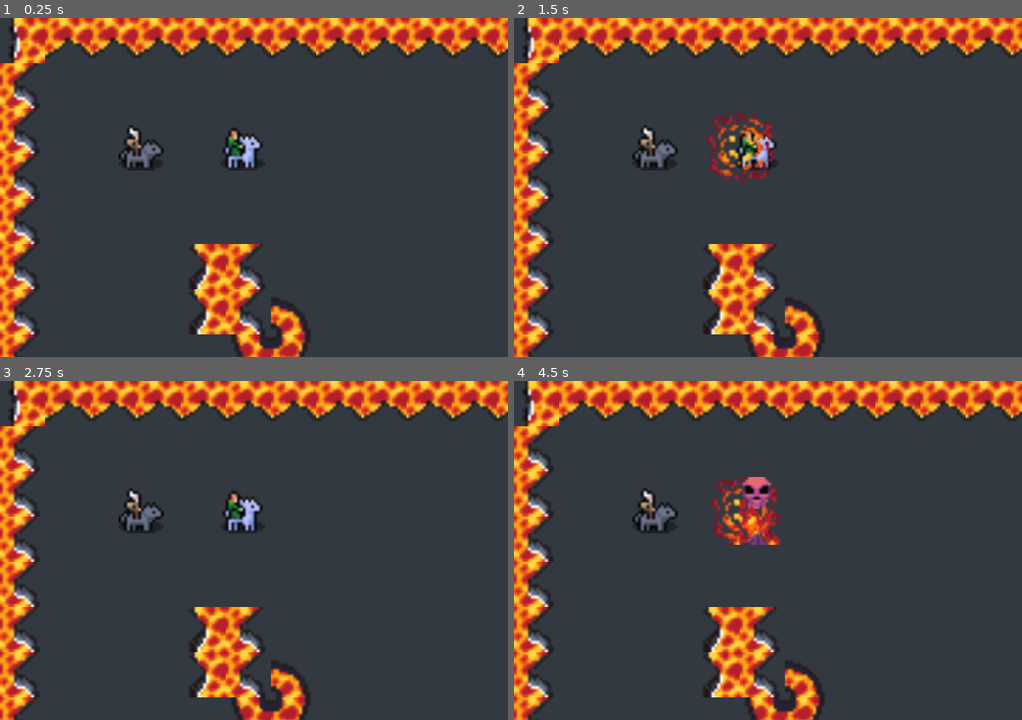
Above: before the commit, frames 1-4 (two rows, left to right).
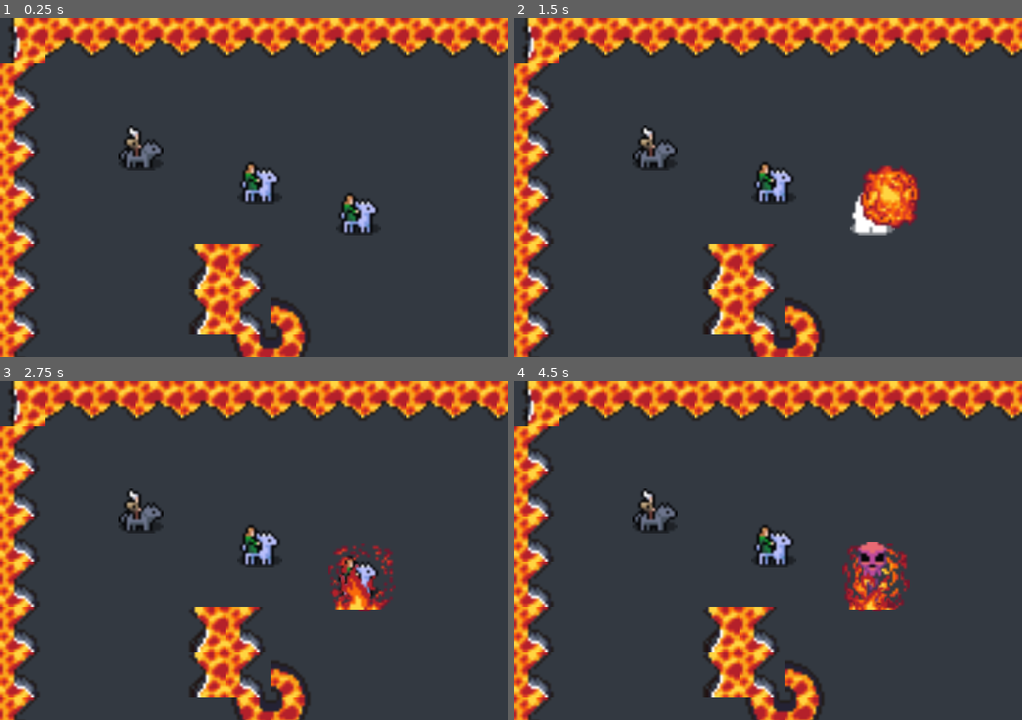
Above: after the commit, the same moments.

Repository: Snayff/not_quite_paradise4
Game: Godot game, scene res://world.tscn
The game is run twice, just before and just after one commit, with the same random seed, the same clock (stepped at 60 frames per second) and the same inputs.
Inputs:
- Up to frame 1 (0.25 s): no input
- Up to frame 2 (1.5 s): tap Enter at 0.5 s
- Up to frame 3 (2.75 s): no input
- Up to frame 4 (4.5 s): no input

The runs differ from the first frame. In frame 1, 2.0% of the frame differs, in the area x 43-75%, y 32-65%; in frame 2, 4.4%, in the area x 37-80%, y 28-65%; in frame 3, 2.9%; in frame 4, 4.3%.

Commit message:
refined targeting to allow only hitting specific target

Diff:
--- a/scenes/abcs/combat_active.gd
+++ b/scenes/abcs/combat_active.gd
@@ -15,7 +15,7 @@
 @export var _projectile_position: Marker2D  ## the actors projectile spawn location
 
 @export_category("Targeting")
-@export var _valid_targets: Constants.TARGET  ## who the active can affect
+@export var _valid_targets: Constants.TARGET_OPTION  ## who the active can affect
 
 @export_category("Travel")
 @export_enum("target", "projectile") var _delivery_method: String  ## how the active's effects are delivered  # NOTE: not used.
@@ -55,7 +55,7 @@
 		projectile.set_target_actor(target_actor)
 	elif target_position is Vector2:
 		projectile.set_target_position(target_position)
-	projectile.hitbox.hit_hurtbox.connect(_effect_chain.on_hit)
+	projectile.hit_valid_target.connect(_effect_chain.on_hit)
 
 func set_target_actor(actor: CombatActor) -> void:
 	if actor is CombatActor:
--- a/scenes/abcs/combat_actor.tscn
+++ b/scenes/abcs/combat_actor.tscn
@@ -37,6 +37,7 @@
 [node name="HurtboxComponent" type="Area2D" parent="." node_paths=PackedStringArray("root")]
 unique_name_in_owner = true
 collision_mask = 0
+monitoring = false
 script = ExtResource("2_fwdkd")
 root = NodePath("..")
 
--- a/scenes/abcs/physical_projectile.gd
+++ b/scenes/abcs/physical_projectile.gd
@@ -2,6 +2,8 @@
 @icon("res://assets/node_icons/projectile.png")
 class_name PhysicalProjectile
 extends RigidBody2D
+
+signal hit_valid_target(hurtbox: HurtboxComponent)
 
 
 @onready var on_hit_effect_spawner: SpawnerComponent = %OnHitEffectSpawner
@@ -15,14 +17,14 @@
 	set(value):
 		movement_component.target_actor = value
 		target_actor = value
-
-# NOTE: this seems dumb. Maybe use a data class and deliver that?
+# config
 var creator: CombatActor  ## who created the projectile
 var travel_range: int
-var valid_targets: Constants.TARGET
+var valid_targets: Constants.TARGET_OPTION
 var team: Constants.TEAM
 var target_resource: ResourceComponent  ## the resource damaged when the attached Hurtbox is hit
 var speed: float  = 0.5 ## must be >0
+var effect_chain: EffectChain  ## effect chain to be called when hitting valid target
 
 
 func _ready() -> void:
@@ -43,20 +45,28 @@
 ## trigger on hit effects, if target is valid
 func _on_hit(hurtbox: HurtboxComponent) -> void:
 	if target_is_valid(hurtbox):
+		hurtbox.hurt.emit(self)
 		on_hit_effect_spawner.spawn_scene(global_position)
 		death_trigger.activate()
+		hit_valid_target.emit(hurtbox)
 
 ## check target is of type expected in `valid_targets`.
 ## Only check against the items that identify self or not self, as the team element is handled by collision layer/mask.
 func target_is_valid(hurtbox: HurtboxComponent) -> bool:
-	if valid_targets == Constants.TARGET.self_:
+	if valid_targets == Constants.TARGET_OPTION.self_:
 		if hitbox.originator == hurtbox.root:
 			return true
 		else:
 			return false
 
-	elif valid_targets == Constants.TARGET.other:
+	elif valid_targets == Constants.TARGET_OPTION.other:
 		if hitbox.originator != hurtbox.root:
+			return true
+		else:
+			return false
+
+	elif valid_targets == Constants.TARGET_OPTION.target:
+		if target_actor == hurtbox.root:
 			return true
 		else:
 			return false
@@ -65,25 +75,25 @@
 	return true
 
 func _update_hitbox_collision() -> void:
-	if hitbox is HitboxComponent and team is Constants.TEAM and valid_targets is Constants.TARGET:
+	if hitbox is HitboxComponent and team is Constants.TEAM and valid_targets is Constants.TARGET_OPTION:
 		if team == Constants.TEAM.team1:
-			if valid_targets == Constants.TARGET.self_ or  valid_targets == Constants.TARGET.ally:
+			if valid_targets == Constants.TARGET_OPTION.self_ or valid_targets == Constants.TARGET_OPTION.ally:
 				hitbox.set_collision_mask_value(Constants.COLLISION_LAYER_MAP[Constants.COLLISION_LAYER.team1_hurtbox], true)
 				hitbox.set_collision_mask_value(Constants.COLLISION_LAYER_MAP[Constants.COLLISION_LAYER.team2_hurtbox], false)
-			elif valid_targets == Constants.TARGET.enemy:
+			elif valid_targets == Constants.TARGET_OPTION.enemy:
 				hitbox.set_collision_mask_value(Constants.COLLISION_LAYER_MAP[Constants.COLLISION_LAYER.team1_hurtbox], false)
 				hitbox.set_collision_mask_value(Constants.COLLISION_LAYER_MAP[Constants.COLLISION_LAYER.team2_hurtbox], true)
-			elif valid_targets == Constants.TARGET.other or valid_targets == Constants.TARGET.anyone:
+			elif valid_targets == Constants.TARGET_OPTION.other or valid_targets == Constants.TARGET_OPTION.anyone:
 				hitbox.set_collision_mask_value(Constants.COLLISION_LAYER_MAP[Constants.COLLISION_LAYER.team1_hurtbox], true)
 				hitbox.set_collision_mask_value(Constants.COLLISION_LAYER_MAP[Constants.COLLISION_LAYER.team2_hurtbox], true)
 		elif team == Constants.TEAM.team2:
-			if valid_targets == Constants.TARGET.self_ or  valid_targets == Constants.TARGET.ally:
+			if valid_targets == Constants.TARGET_OPTION.self_ or  valid_targets == Constants.TARGET_OPTION.ally:
 				hitbox.set_collision_mask_value(Constants.COLLISION_LAYER_MAP[Constants.COLLISION_LAYER.team1_hurtbox], false)
 				hitbox.set_collision_mask_value(Constants.COLLISION_LAYER_MAP[Constants.COLLISION_LAYER.team2_hurtbox], true)
-			elif valid_targets == Constants.TARGET.enemy:
+			elif valid_targets == Constants.TARGET_OPTION.enemy:
 				hitbox.set_collision_mask_value(Constants.COLLISION_LAYER_MAP[Constants.COLLISION_LAYER.team1_hurtbox], true)
 				hitbox.set_collision_mask_value(Constants.COLLISION_LAYER_MAP[Constants.COLLISION_LAYER.team2_hurtbox], false)
-			elif valid_targets == Constants.TARGET.other or valid_targets == Constants.TARGET.anyone:
+			elif valid_targets == Constants.TARGET_OPTION.other or valid_targets == Constants.TARGET_OPTION.anyone:
 				hitbox.set_collision_mask_value(Constants.COLLISION_LAYER_MAP[Constants.COLLISION_LAYER.team1_hurtbox], true)
 				hitbox.set_collision_mask_value(Constants.COLLISION_LAYER_MAP[Constants.COLLISION_LAYER.team2_hurtbox], true)
 		else:
--- a/scenes/abcs/physical_projectile.tscn
+++ b/scenes/abcs/physical_projectile.tscn
@@ -22,6 +22,7 @@
 unique_name_in_owner = true
 collision_layer = 0
 collision_mask = 0
+monitorable = false
 script = ExtResource("2_3ly8p")
 
 [node name="CollisionShape2D" type="CollisionShape2D" parent="HitboxComponent"]
--- a/scenes/combat_actives/fireblast.tscn
+++ b/scenes/combat_actives/fireblast.tscn
@@ -6,7 +6,7 @@
 [ext_resource type="PackedScene" uid="uid://dy4cr4ku2spty" path="res://scenes/effects/fire.tscn" id="4_0h3fc"]
 
 [node name="Fireblast" instance=ExtResource("1_34rtn")]
-_valid_targets = 2
+_valid_targets = 5
 _travel_range = 100
 
 [node name="ProjectileSpawner" parent="." index="1"]
--- a/scripts/components/functionals/hitbox.gd
+++ b/scripts/components/functionals/hitbox.gd
@@ -15,6 +15,7 @@
 	# Connect on area entered to our hurtbox entered function
 	area_entered.connect(_on_hurtbox_entered)
 
+## this is a wrapper for area entered
 func _on_hurtbox_entered(hurtbox: HurtboxComponent):
 	# Make sure the area we are overlapping is a hurtbox
 	if not hurtbox is HurtboxComponent: return
@@ -24,6 +25,3 @@
 
 	# Signal out that we hit a hurtbox (this is useful for destroying projectiles when they hit something)
 	hit_hurtbox.emit(hurtbox)
-
-	# Have the hurtbox signal out that it was hit
-	hurtbox.hurt.emit(self)
--- a/scripts/singletons/constants.gd
+++ b/scripts/singletons/constants.gd
@@ -23,12 +23,13 @@
 }
 
 ## target options
-enum TARGET {
+enum TARGET_OPTION {
 	self_,
 	ally,
 	enemy,
 	other,
-	anyone
+	anyone,
+	target,
 }
 
 ## tags that denote current properties
--- a/world.tscn
+++ b/world.tscn
@@ -65,4 +65,7 @@
 target = NodePath("../HorseyRider")
 
 [node name="HorseyRider" parent="." instance=ExtResource("3_xkt6n")]
-position = Vector2(86, 46)
+position = Vector2(127, 69)
+
+[node name="HorseyRider2" parent="." instance=ExtResource("3_xkt6n")]
+position = Vector2(92, 58)
Not shown, changed: todo.txt
